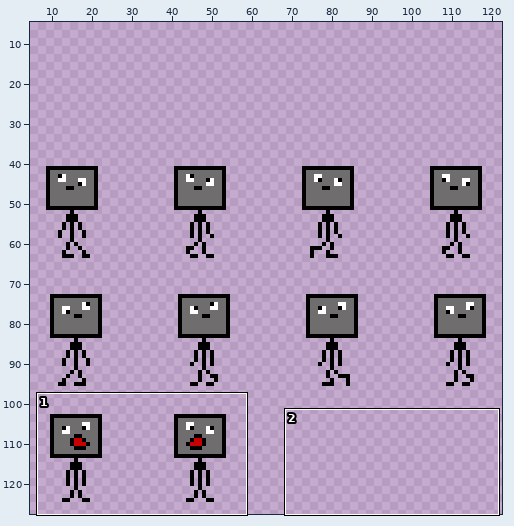
Two versions of one sprite sheet, imgs/player.png. The picture above shows the old version from afar; the outline marks the close-up.
Close-up. First the earlier version:
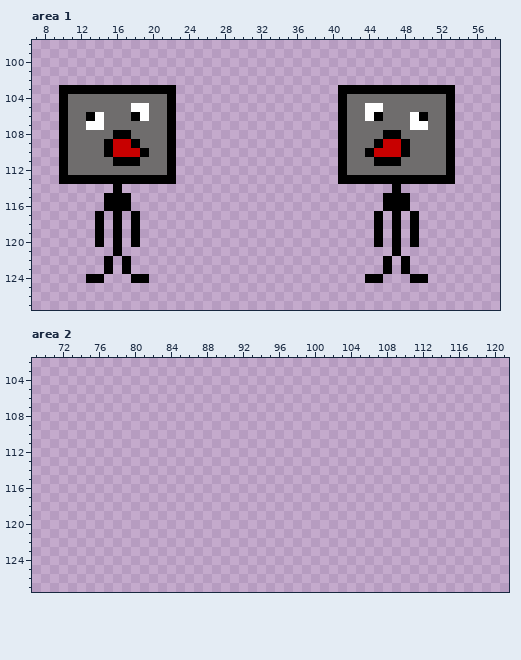
The file is 128x96 pixels. Shown: area 1: x 7..58, y 98..127; area 2: x 69..121, y 102..127. The old version is drawn lined up with the new one, on the new canvas. The wide view leaves out empty margins. The commit also changed other parts of the picture, which this record leaves out.
The same view after the edit:
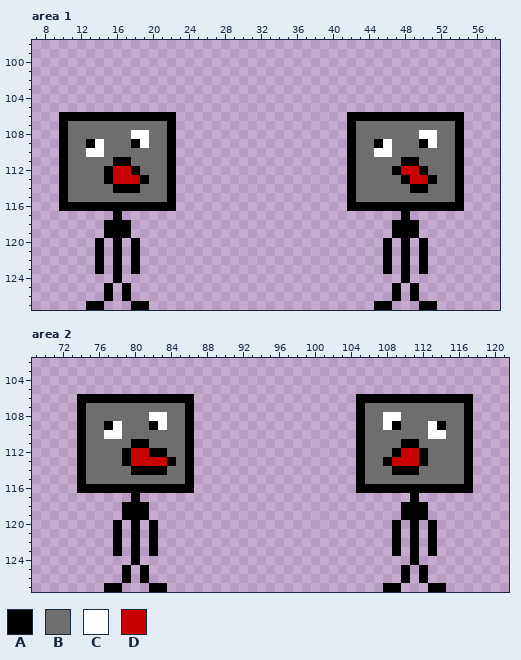
Palette (. is transparent): A #000000  B #6f6d6d  C #ffffff  D #c80000
From old to new:
canvas 128x96 -> 128x128, the old top-left corner now at 0,32
Area 1:
y 103: x 10..22 AAAAAAAAAAAAA -> .............; x 41..53 AAAAAAAAAAAAA -> .............
y 104: x 10..22 ABBBBBBBBBBBA -> .............; x 41..53 ABBBBBBBBBBBA -> .............
y 105: x 10..22 ABBBBBBBCCBBA -> .............; x 41..53 ABBCCBBBBBBBA -> .............
y 106: x 11..12 BB -> AA; x 14..17 CBBB -> AAAA; x 19..21 CBB -> AAA; x 41..44 ABBC -> .AAA; x 46..49 BBBC -> AAAA; x 51..52 BB -> AA; x 54 . -> A
y 107: x 13..14 CC -> BB; x 41..42 AB -> .A; x 49..50 CC -> BB; x 53..54 A. -> BA
y 108: x 16..19 AABB -> BBCC; x 41..42 AB -> .A; x 46..47 AA -> BB; x 50..51 BB -> CC; x 53..54 A. -> BA
y 109: x 13..17 BBADD -> ACBBB; x 19 B -> C; x 41..42 AB -> .A; x 46..48 DDA -> CBB; x 50..51 BB -> AC; x 53..54 A. -> BA
y 110: x 13..19 BBADDDA -> CCBBBBB; x 41..42 AB -> .A; x 44..48 ADDDA -> BCCBB; x 53..54 A. -> BA
y 111: x 18 A -> B; x 41..42 AB -> .A; x 45..49 AAABB -> BBBAA; x 53..54 A. -> BA
y 112: x 15..18 BBBB -> ADDA; x 41..42 AB -> .A; x 47..50 BBBB -> ADDA; x 53..54 A. -> BA
y 113: x 11..14 AAAA -> BBBB; x 16..18 AAA -> DDD; x 20..21 AA -> BB; x 41 A -> .; x 43..47 AAAAA -> BBBBB; x 49..50 AA -> DD; x 52..54 AA. -> BBA
y 114: x 10..15 ...... -> ABBBBB; x 17..22 ...... -> AABBBA; x 42..54 .....A....... -> ABBBBBBAABBBA
y 115: x 10..22 .....AAA..... -> ABBBBBBBBBBBA; x 42..54 ....AAA...... -> ABBBBBBBBBBBA
y 116: x 10..14 ..... -> AAAAA; x 18..22 ..... -> AAAAA; x 42..45 .... -> AAAA; x 49..54 ...... -> AAAAAA
y 117: x 14 A -> .; x 18 A -> .; x 45 A -> .; x 47..49 A.A -> .A.
y 118..119: x 14..15 A. -> .A; x 17..18 .A -> A.; x 45 A -> .; x 48 . -> A
y 120: x 45..50 A.A.A. -> .A.A.A
y 121: x 14 . -> A; x 18 . -> A; x 46..48 .A. -> A.A; x 50 . -> A
y 122..123: x 14..18 .A.A. -> A.A.A; x 50 . -> A
y 124: x 13..14 AA -> ..; x 16 . -> A; x 18..19 AA -> ..; x 44..45 AA -> ..; x 48..50 .AA -> A..
y 125..126: x 15 . -> A; x 17 . -> A; x 47 . -> A; x 49 . -> A
y 127: x 13..14 .. -> AA; x 18..19 .. -> AA; x 45..46 .. -> AA; x 50..51 .. -> AA
Area 2:
y 106: x 74..86 ............. -> AAAAAAAAAAAAA; x 105..117 ............. -> AAAAAAAAAAAAA
y 107: x 74..86 ............. -> ABBBBBBBBBBBA; x 105..117 ............. -> ABBBBBBBBBBBA
y 108: x 74..86 ............. -> ABBBBBBBCCBBA; x 105..117 ............. -> ABBCCBBBBBBBA
y 109: x 74..86 ............. -> ABBACBBBACBBA; x 105..117 ............. -> ABBCABBBCABBA
y 110: x 74..86 ............. -> ABBCCBBBBBBBA; x 105..117 ............. -> ABBBBBBBCCBBA
y 111: x 74..86 ............. -> ABBBBBAABBBBA; x 105..117 ............. -> ABBBBAABBBBBA
y 112: x 74..86 ............. -> ABBBBADDAABBA; x 105..117 ............. -> ABBBADDABBBBA
y 113: x 74..86 ............. -> ABBBBADDDDABA; x 105..117 ............. -> ABBADDDABBBBA
y 114: x 74..86 ............. -> ABBBBBAAAABBA; x 105..117 ............. -> ABBBAAABBBBBA
y 115: x 74..86 ............. -> ABBBBBBBBBBBA; x 105..117 ............. -> ABBBBBBBBBBBA
y 116: x 74..86 ............. -> AAAAAAAAAAAAA; x 105..117 ............. -> AAAAAAAAAAAAA
y 117: x 80 . -> A; x 111 . -> A
y 118..119: x 79..81 ... -> AAA; x 110..112 ... -> AAA
y 120..123: x 78 . -> A; x 80 . -> A; x 82 . -> A; x 109 . -> A; x 111 . -> A; x 113 . -> A
y 124: x 80 . -> A; x 111 . -> A
y 125..126: x 79 . -> A; x 81 . -> A; x 110 . -> A; x 112 . -> A
y 127: x 77..78 .. -> AA; x 82..83 .. -> AA; x 108..109 .. -> AA; x 113..114 .. -> AA
